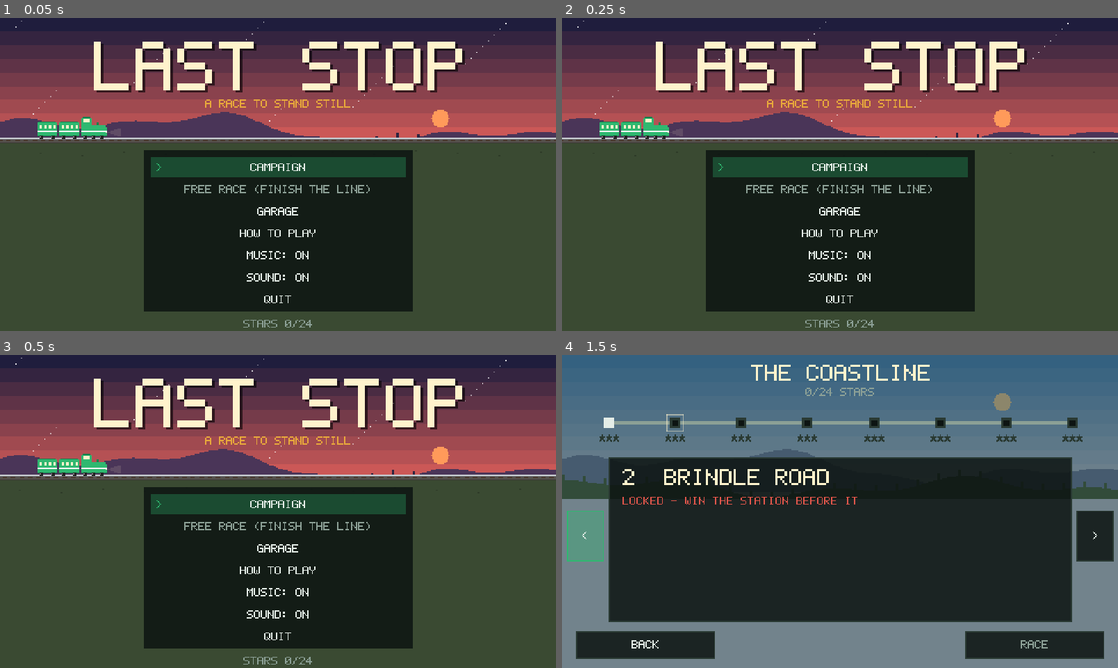
Above: before the commit, frames 1-4 (two rows, left to right).
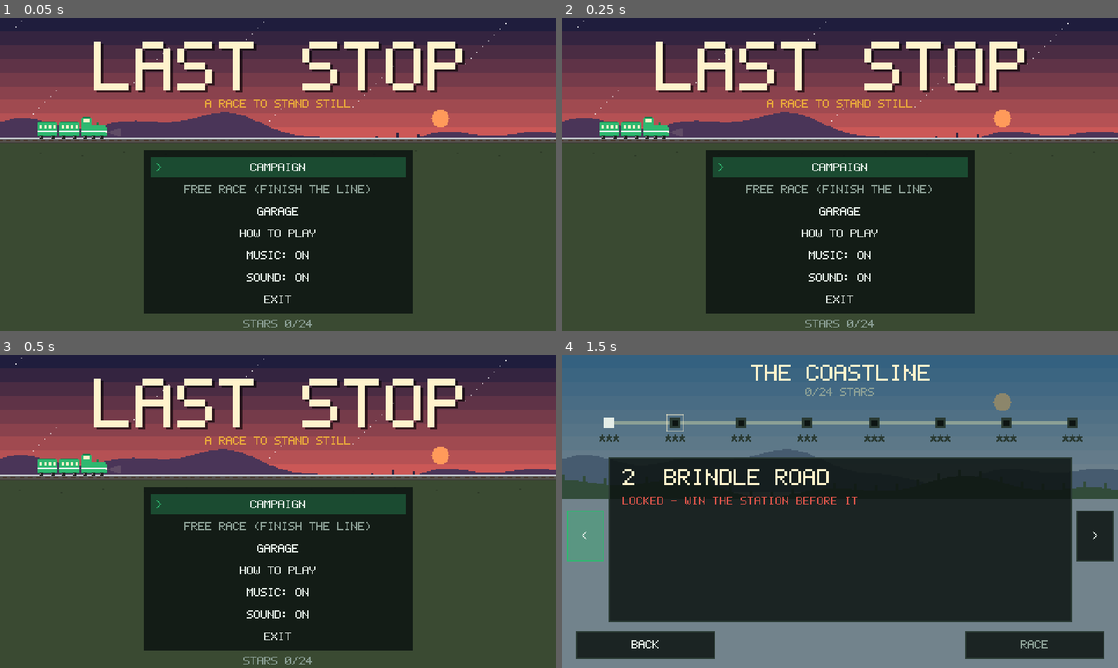
Above: after the commit, the same moments.

Repository: AJ-72/drivetrain
Game: Godot game, scene res://scenes/main.tscn
The game is run twice, just before and just after one commit, with the same random seed, the same clock (stepped at 60 frames per second) and the same inputs.
Inputs (mouse positions are in pixels of both pictures, inside the frame that each line leads up to):
- Up to frame 1 (0.05 s): no input
- Up to frame 2 (0.25 s): no input
- Up to frame 3 (0.5 s): no input
- Up to frame 4 (1.5 s): tap Enter (ui_accept) at 0.5, 0.77, 1.25 s; move the mouse to (962, 495) at 0.52 s; hold Right (ui_right) 0.53-1.25 s; hold Up (throttle) 0.53-1.25 s; click (962, 495) at 0.67 s; drag from (728, 527) to (812, 574) at 1.27 s

The runs differ from the first frame. In frame 1, 0.3% of the frame differs, in the area x 25-75%, y 88-95%; in frame 2, 0.3%; in frame 3, 0.3%; in frame 4, nothing differs.

Commit message:
Add an EXIT item to the title screen
EXIT closes the game: get_tree().quit() on desktop, window.close() on
the web. A home-screen app is the only entry in its window history, so
the browser lets it close; a normal browser tab refuses, so EXIT then
shows a note to use the phone's Back or Home button.

With FULL SCREEN and EXIT a browser tab has 8 title items, so they sit
17 px apart instead of 19 and still end above the footer.

The scene test checks the item and the layout; web-touch-check.mjs taps
EXIT in Chromium and checks that the game asks the browser to close.

Co-Authored-By: Claude Opus 5.5 <noreply@anthropic.com>
Claude-Session: https://claude.ai/code/session_01Wr1RjeoBiitLNM6JJgxSWY

Diff:
--- a/godot/scripts/game.gd
+++ b/godot/scripts/game.gd
@@ -76,6 +76,7 @@
 var _throttle_latch := false # a throttle key press that took a notch off gives no power
 var _pred_best := 0.0      # where the best stop ends, worked out once per frame
 var _pred_now := 0.0       # where the stop on the current notch ends
+var _exit_tried_t := -100.0 # when EXIT last asked the browser to close the page
 var installed_app := false # started from the home screen: already full screen
 
 
@@ -305,12 +306,13 @@
 			if _fullscreen_supported():
 				ids.append("fullscreen")
 				labels.append("FULL SCREEN: " + ("ON" if _is_fullscreen() else "OFF"))
-			if not OS.has_feature("web"):
-				ids.append("quit")
-				labels.append("QUIT")
+			ids.append("quit")
+			labels.append("EXIT")
+			# Eight items (a browser tab: FULL SCREEN and EXIT) sit closer.
+			var step := 19 if ids.size() <= 7 else 17
 			for i in ids.size():
 				items.append({"id": ids[i], "label": labels[i],
-					"rect": Rect2(VW / 2.0 - 110, 120 + i * 19, 220, 17),
+					"rect": Rect2(VW / 2.0 - 110, 120 + i * step, 220, step - 2),
 					"enabled": ids[i] != "free" or save.campaign_done()})
 		Screen.MAP:
 			# Each station owns its whole slice of the line, so a finger that
@@ -387,7 +389,7 @@
 		"fullscreen":
 			_toggle_fullscreen()
 		"quit":
-			get_tree().quit()
+			_exit_game()
 		"back":
 			_go(Screen.TITLE)
 		"prev":
@@ -428,6 +430,17 @@
 	touches.clear()
 
 
+# On the web a page may close itself only when it is the whole history of its
+# window, as a home-screen app is. A browser tab says no, so a note tells the
+# player to leave with the phone's Back or Home button.
+func _exit_game() -> void:
+	if not OS.has_feature("web"):
+		get_tree().quit()
+		return
+	_exit_tried_t = t
+	JavaScriptBridge.eval("window.close()", true)
+
+
 func _fullscreen_supported() -> bool:
 	return OS.has_feature("web") and not OS.has_feature("web_ios") and not installed_app
 
@@ -717,8 +730,14 @@
 	_txtc("LAST STOP", VW / 2.0 + 2, 22, SHADOW, 6)
 	_txtc("LAST STOP", VW / 2.0, 20, LAMP, 6)
 	_txtc("A RACE TO STAND STILL", VW / 2.0, 70, WARN)
-	draw_rect(Rect2(VW / 2.0 - 116, 114, 232, 6 + 19 * _items().size()), PANEL)
-	_draw_items(_items())
+	var items := _items()
+	var last: Rect2 = items[items.size() - 1]["rect"]
+	draw_rect(Rect2(VW / 2.0 - 116, 114, 232, last.end.y - 114 + 4), PANEL)
+	_draw_items(items)
+	if t - _exit_tried_t < 5.0:
+		var note := "THE BROWSER KEEPS THIS TAB OPEN. USE BACK OR HOME."
+		draw_rect(Rect2(VW / 2.0 - 160, 84, 320, 14), Color(STOP, 0.9))
+		_txtc(note, VW / 2.0, 88, Color("111111"))
 	var foot := "STARS %d/%d" % [save.total_stars(), Stations.count() * 3]
 	if save.points > 0:
 		foot += "   POINTS %d" % save.points
--- a/godot/tests/test_sim.gd
+++ b/godot/tests/test_sim.gd
@@ -200,6 +200,13 @@
 	for s in screens:
 		script_steps.append(func(): game.screen = s)
 		script_steps.append(func(): pass)
+	script_steps.append(func():
+		game._go(0)  # Screen.TITLE
+		var ids: Array = game._items().map(func(it): return it["id"])
+		check(ids.has("quit"), "the title screen has an EXIT item")
+		var last: Rect2 = game._items()[ids.size() - 1]["rect"]
+		check(last.end.y <= 256.0, "the title items end above the footer"))
+	script_steps.append(func(): pass)
 	# The route map: a tap near (not on) a station dot selects it, and the
 	# < and > buttons step through the stations.
 	script_steps.append(func():
Not shown, changed: godot/README.md
Not shown, changed: tools/web-touch-check.mjs
